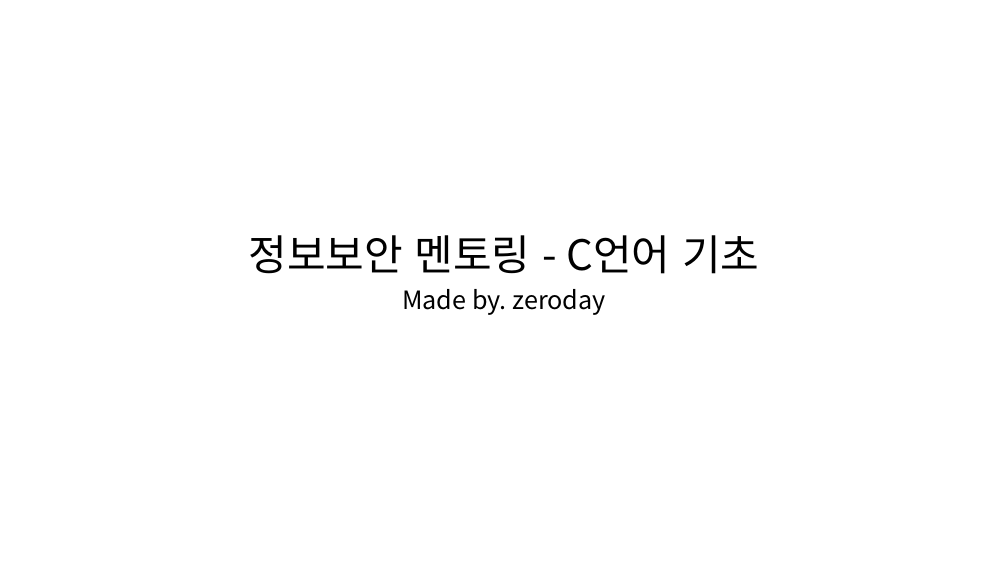
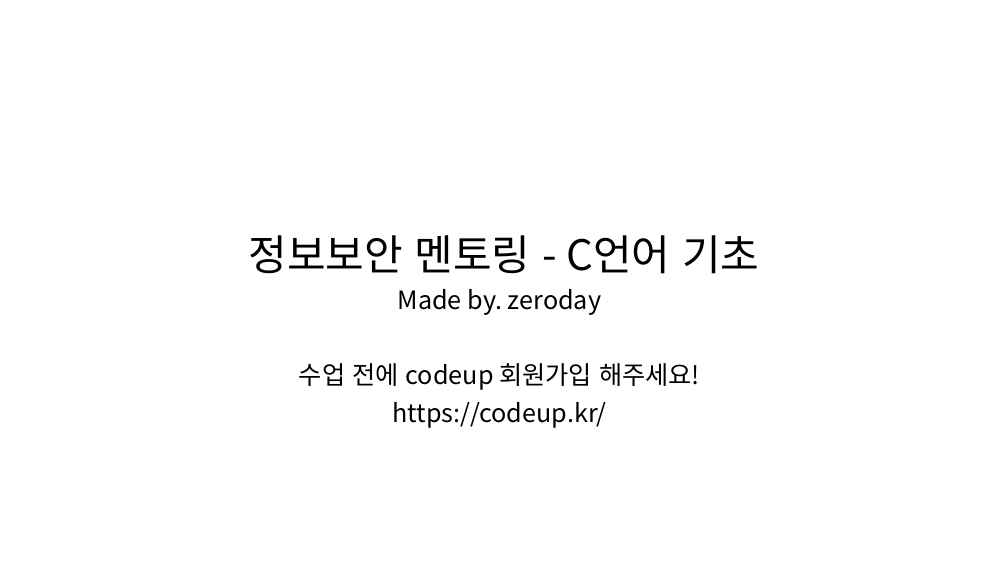
Before and after one commit to Z3r0c0k3/23-make, a slide deck: slide 1 of C lang/정보보안 멘토링 - C언어 zeroday.pptx. Drawn at 1008x567 pixels with LibreOffice and Linux fonts; fonts in the diff are those of the drawing. Boxes give left, top, right and bottom in pixels: in the first picture for what was removed or moved away, otherwise in the second. Text is boxed around its words. In the diff, an @@ line names an element or a change of style, - is before the commit and + after.

```diff
--- a/C lang/정보보안 멘토링 - C언어 zeroday.pptx
+++ b/C lang/정보보안 멘토링 - C언어 zeroday.pptx
@@ subtitle "Made by. zeroday": place and size @@
-subtitle "Made by. zeroday" at (402,289,605,315)
+subtitle "Made by. zeroday" at (299,289,700,428)
@@ subtitle at (299,363,700,428): paragraphs added @@
+수업 전에 codeup 회원가입 해주세요!
+https://codeup.kr/
```
Also in this commit, not shown: 4 other slides changed, 9 slides added, 1 slide removed.
